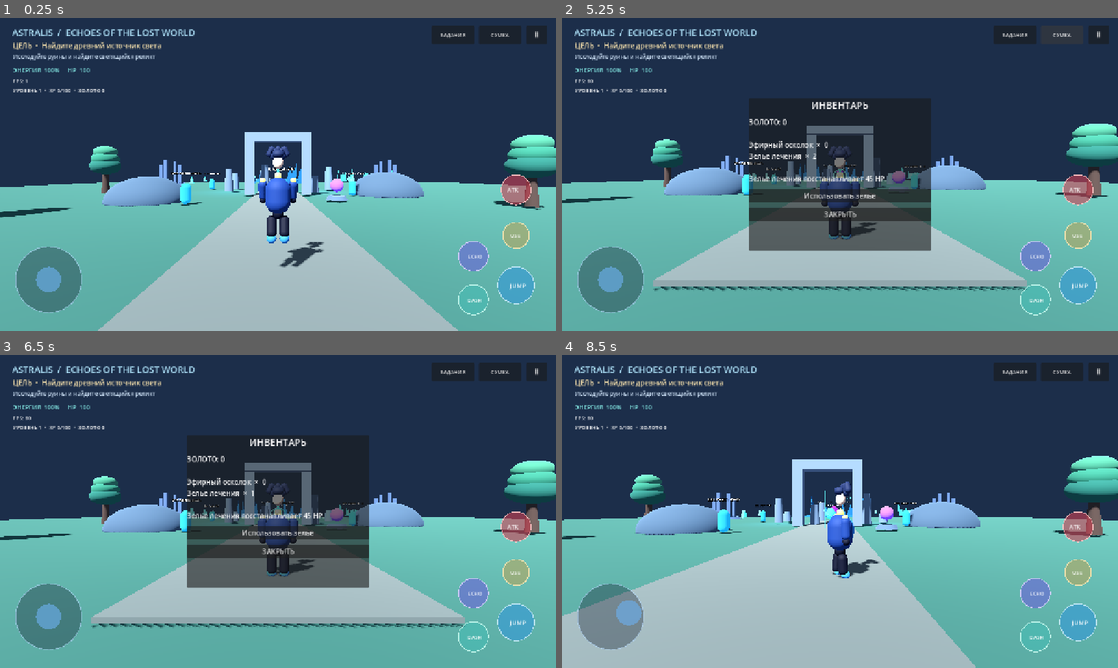
Above: before the commit, frames 1-4 (two rows, left to right).
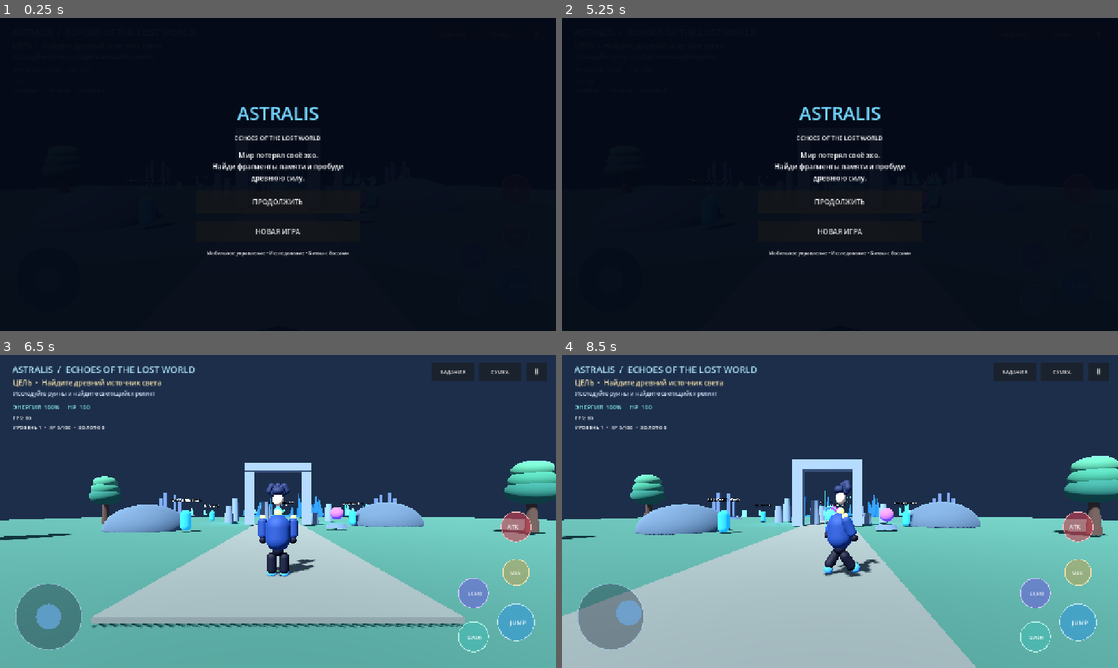
Above: after the commit, the same moments.

Repository: Phantom220-hub/ASTRALIS-RPG
Game: Godot game, scene res://scenes/main/Main.tscn
The game is run twice, just before and just after one commit, with the same random seed, the same clock (stepped at 60 frames per second) and the same inputs.
Inputs (mouse positions are in pixels of both pictures, inside the frame that each line leads up to):
- Up to frame 1 (0.25 s): no input
- Up to frame 2 (5.25 s): click "ЗАДАНИЯ" at 0.5 s; click "ЗАКРЫТЬ" (after the commit: "ПРОДОЛЖИТЬ") at 1.25 s; click "Ⅱ" at 2 s; click "Начать заново" at 2.75 s; click (840, 230) at 3.5 s, where only the run after the commit has a clickable "НОВАЯ ИГРА"; click (840, 230) at 4.25 s, where only the run after the commit has a clickable "НОВАЯ ИГРА"; click "СУМКА" at 5 s
- Up to frame 3 (6.5 s): click (278, 533) at 5.75 s, where only the run before the commit has a clickable "Использовать зелье"
- Up to frame 4 (8.5 s): click (840, 552) at 6.5 s, where only the run before the commit has a clickable "ЗАКРЫТЬ"; tap Enter (ui_accept) at 7.25 s; drag from (840, 511) to (895, 442) at 7.27 s; drag from (728, 527) to (812, 574) at 8.02 s

The runs differ from the first frame. In frame 1, 99% of the frame differs, in the area x 0-100%, y 0-100%; in frame 2, 94%; in frame 3, 16%; in frame 4, 1.2%.

Commit message:
Add title menu and echo fragment quest

Diff:
--- a/scripts/ui/game_hud.gd
+++ b/scripts/ui/game_hud.gd
@@ -36,6 +36,7 @@
 	_add_top_button("СУМКА", 178, _show_inventory)
 	_add_top_button("ЗАДАНИЯ", 286, _show_quests)
 	get_viewport().size_changed.connect(_reposition_top_buttons)
+	_show_title_screen()
 
 func _process(delta: float) -> void:
 	_pulse += delta
@@ -97,7 +98,8 @@
 	var first := "Пробудить древний реликт: " + ("ВЫПОЛНЕНО" if SaveManager.relic_awakened else "НЕ ВЫПОЛНЕНО")
 	var second := "Победить VARKHOS: " + ("ВЫПОЛНЕНО" if SaveManager.defeated_bosses.has("VARKHOS — Fallen Guardian") else "НЕ ВЫПОЛНЕНО")
 	var third := "Победить NYTHERA: " + ("ВЫПОЛНЕНО" if SaveManager.defeated_bosses.has("NYTHERA — Queen of the Void") else "НЕ ВЫПОЛНЕНО")
-	_show_overlay("ЖУРНАЛ ЗАДАНИЙ", first + "\n\n" + second + "\n\n" + third, false)
+	var fragments := "Собрать эхо-фрагменты: %d / 8" % SaveManager.collected_fragments.size()
+	_show_overlay("ЖУРНАЛ ЗАДАНИЙ", first + "\n\n" + second + "\n\n" + third + "\n\n" + fragments, false)
 
 func _show_overlay(title_text: String, body_text: String, can_heal: bool) -> void:
 	if is_instance_valid(overlay_panel):
@@ -184,3 +186,58 @@
 	label.add_theme_color_override("font_color", Color.WHITE)
 	add_child(label)
 	return label
+
+
+func _show_title_screen() -> void:
+	get_tree().paused = true
+	var backdrop := ColorRect.new()
+	backdrop.name = "TitleScreen"
+	backdrop.process_mode = Node.PROCESS_MODE_ALWAYS
+	backdrop.color = Color(0.015, 0.035, 0.085, 0.96)
+	backdrop.set_anchors_and_offsets_preset(Control.PRESET_FULL_RECT)
+	var layout := VBoxContainer.new()
+	layout.process_mode = Node.PROCESS_MODE_ALWAYS
+	layout.set_anchors_and_offsets_preset(Control.PRESET_CENTER)
+	layout.position = Vector2(-190, -170)
+	layout.size = Vector2(380, 340)
+	layout.add_theme_constant_override("separation", 18)
+	backdrop.add_child(layout)
+	var title := Label.new()
+	title.text = "ASTRALIS"
+	title.horizontal_alignment = HORIZONTAL_ALIGNMENT_CENTER
+	title.add_theme_font_size_override("font_size", 42)
+	title.add_theme_color_override("font_color", Color(0.45, 0.84, 1.0))
+	layout.add_child(title)
+	var subtitle := Label.new()
+	subtitle.text = "ECHOES OF THE LOST WORLD"
+	subtitle.horizontal_alignment = HORIZONTAL_ALIGNMENT_CENTER
+	subtitle.add_theme_font_size_override("font_size", 14)
+	layout.add_child(subtitle)
+	var story := Label.new()
+	story.text = "Мир потерял своё эхо.\nНайди фрагменты памяти и пробуди древнюю силу."
+	story.horizontal_alignment = HORIZONTAL_ALIGNMENT_CENTER
+	story.autowrap_mode = TextServer.AUTOWRAP_WORD_SMART
+	layout.add_child(story)
+	var continue_button := Button.new()
+	continue_button.text = "ПРОДОЛЖИТЬ"
+	continue_button.custom_minimum_size.y = 52
+	continue_button.pressed.connect(func():
+		backdrop.queue_free()
+		get_tree().paused = false
+	)
+	layout.add_child(continue_button)
+	var new_game := Button.new()
+	new_game.text = "НОВАЯ ИГРА"
+	new_game.custom_minimum_size.y = 48
+	new_game.pressed.connect(func():
+		SaveManager.reset_progress()
+		get_tree().reload_current_scene()
+	)
+	layout.add_child(new_game)
+	var hint := Label.new()
+	hint.text = "Мобильное управление • Исследование • Битвы с боссами"
+	hint.horizontal_alignment = HORIZONTAL_ALIGNMENT_CENTER
+	hint.autowrap_mode = TextServer.AUTOWRAP_WORD_SMART
+	hint.add_theme_font_size_override("font_size", 11)
+	layout.add_child(hint)
+	add_child(backdrop)
